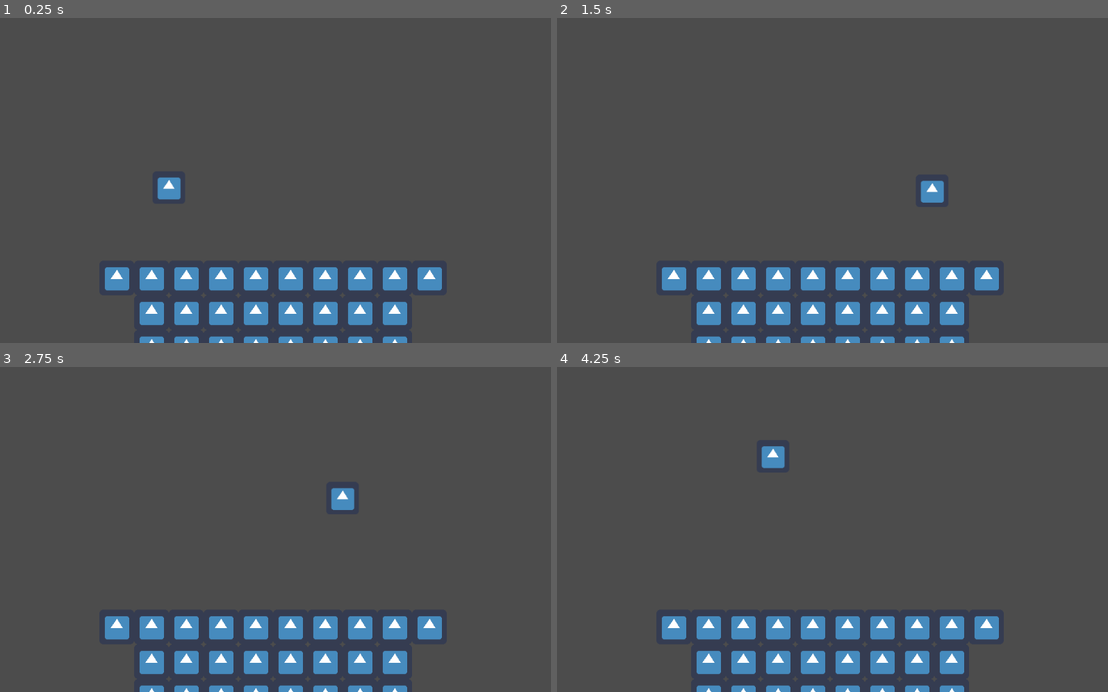
Above: before the commit, frames 1-4 (two rows, left to right).
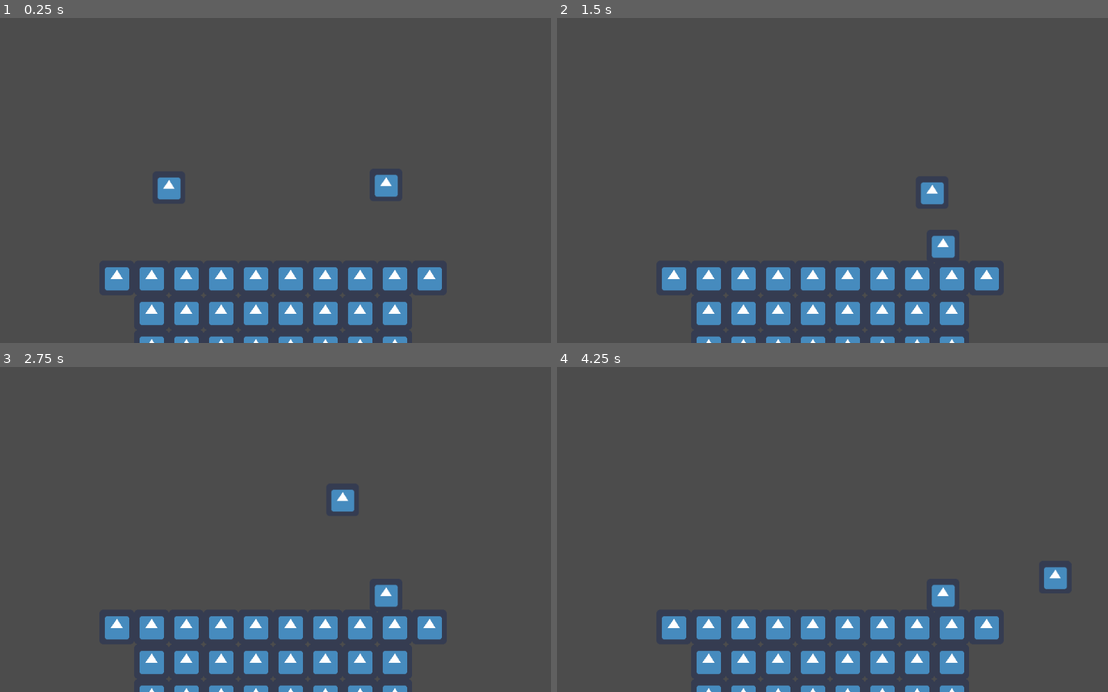
Above: after the commit, the same moments.

Repository: aidan-oien/Dark-Age-Duel
Game: Godot game, scene res://src/Levels/TestLevel.tscn
Same seed, same stepped clock (60 frames per second), same inputs: the game is played once before the commit and once after it. The engine's default icon, where the game draws it, is replaced by a stand-in: a white triangle on a blue panel in a dark square.
Inputs:
- Up to frame 1 (0.25 s): no input
- Up to frame 2 (1.5 s): hold D (p1_right) from 0.53 s (still down); tap W (p1_up) at 0.6, 0.77, 1.07, 1.35 s
- Up to frame 3 (2.75 s): tap W (p1_up) at 1.52, 1.82, 2.1 s; release D (p1_right) at 2.03 s; hold A (p1_left) from 2.03 s (still down)
- Up to frame 4 (4.25 s): release A (p1_left) at 2.78 s; hold D (p1_right) from 2.78 s (still down); tap W (p1_up) at 2.85, 3.02, 3.32, 3.6, 3.77, 4.07 s

The runs differ from the first frame. In frame 1, 0.3% of the frame differs, in the area x 67-73%, y 48-56%; in frame 2, 0.4%; in frame 3, 0.4%; in frame 4, 0.9%, in the area x 37-93%, y 24-74%.

Commit message:
Fixed ledge jank and added local multiplayer

Diff:
--- a/darkAgeDuel/project.godot
+++ b/darkAgeDuel/project.godot
@@ -44,25 +44,72 @@
 p1_left={
 "deadzone": 0.5,
 "events": [ Object(InputEventKey,"resource_local_to_scene":false,"resource_name":"","device":0,"alt":false,"shift":false,"control":false,"meta":false,"command":false,"pressed":false,"scancode":0,"physical_scancode":65,"unicode":0,"echo":false,"script":null)
-, Object(InputEventJoypadMotion,"resource_local_to_scene":false,"resource_name":"","device":0,"axis":0,"axis_value":-1.0,"script":null)
  ]
 }
 p1_right={
 "deadzone": 0.5,
 "events": [ Object(InputEventKey,"resource_local_to_scene":false,"resource_name":"","device":0,"alt":false,"shift":false,"control":false,"meta":false,"command":false,"pressed":false,"scancode":0,"physical_scancode":68,"unicode":0,"echo":false,"script":null)
-, Object(InputEventJoypadMotion,"resource_local_to_scene":false,"resource_name":"","device":0,"axis":0,"axis_value":1.0,"script":null)
  ]
 }
 p1_up={
 "deadzone": 0.5,
 "events": [ Object(InputEventKey,"resource_local_to_scene":false,"resource_name":"","device":0,"alt":false,"shift":false,"control":false,"meta":false,"command":false,"pressed":false,"scancode":0,"physical_scancode":87,"unicode":0,"echo":false,"script":null)
-, Object(InputEventJoypadMotion,"resource_local_to_scene":false,"resource_name":"","device":0,"axis":1,"axis_value":-1.0,"script":null)
  ]
 }
 p1_down={
 "deadzone": 0.5,
 "events": [ Object(InputEventKey,"resource_local_to_scene":false,"resource_name":"","device":0,"alt":false,"shift":false,"control":false,"meta":false,"command":false,"pressed":false,"scancode":0,"physical_scancode":83,"unicode":0,"echo":false,"script":null)
-, Object(InputEventJoypadMotion,"resource_local_to_scene":false,"resource_name":"","device":0,"axis":1,"axis_value":1.0,"script":null)
+ ]
+}
+p1_a={
+"deadzone": 0.5,
+"events": [ Object(InputEventKey,"resource_local_to_scene":false,"resource_name":"","device":0,"alt":false,"shift":false,"control":false,"meta":false,"command":false,"pressed":false,"scancode":0,"physical_scancode":72,"unicode":0,"echo":false,"script":null)
+ ]
+}
+p1_b={
+"deadzone": 0.5,
+"events": [ Object(InputEventKey,"resource_local_to_scene":false,"resource_name":"","device":0,"alt":false,"shift":false,"control":false,"meta":false,"command":false,"pressed":false,"scancode":0,"physical_scancode":74,"unicode":0,"echo":false,"script":null)
+ ]
+}
+p1_dodge={
+"deadzone": 0.5,
+"events": [ Object(InputEventKey,"resource_local_to_scene":false,"resource_name":"","device":0,"alt":false,"shift":false,"control":false,"meta":false,"command":false,"pressed":false,"scancode":0,"physical_scancode":67,"unicode":0,"echo":false,"script":null)
+ ]
+}
+p2_left={
+"deadzone": 0.5,
+"events": [ Object(InputEventJoypadMotion,"resource_local_to_scene":false,"resource_name":"","device":0,"axis":0,"axis_value":-1.0,"script":null)
+ ]
+}
+p2_right={
+"deadzone": 0.5,
+"events": [ Object(InputEventJoypadMotion,"resource_local_to_scene":false,"resource_name":"","device":0,"axis":0,"axis_value":1.0,"script":null)
+ ]
+}
+p2_up={
+"deadzone": 0.5,
+"events": [ Object(InputEventJoypadMotion,"resource_local_to_scene":false,"resource_name":"","device":0,"axis":1,"axis_value":-1.0,"script":null)
+ ]
+}
+p2_down={
+"deadzone": 0.5,
+"events": [ Object(InputEventJoypadMotion,"resource_local_to_scene":false,"resource_name":"","device":0,"axis":1,"axis_value":1.0,"script":null)
+ ]
+}
+p2_a={
+"deadzone": 0.5,
+"events": [ Object(InputEventJoypadButton,"resource_local_to_scene":false,"resource_name":"","device":0,"button_index":0,"pressure":0.0,"pressed":false,"script":null)
+ ]
+}
+p2_b={
+"deadzone": 0.5,
+"events": [ Object(InputEventJoypadButton,"resource_local_to_scene":false,"resource_name":"","device":0,"button_index":1,"pressure":0.0,"pressed":false,"script":null)
+ ]
+}
+p2_dodge={
+"deadzone": 0.5,
+"events": [ Object(InputEventJoypadButton,"resource_local_to_scene":false,"resource_name":"","device":0,"button_index":4,"pressure":0.0,"pressed":false,"script":null)
+, Object(InputEventJoypadButton,"resource_local_to_scene":false,"resource_name":"","device":0,"button_index":5,"pressure":0.0,"pressed":false,"script":null)
  ]
 }
 
@@ -73,6 +120,7 @@
 2d_physics/layer_3="World"
 2d_physics/layer_4="Hitbox"
 2d_physics/layer_5="Blastzone"
+2d_physics/layer_6="Ledge"
 
 [physics]
 
--- a/darkAgeDuel/src/Actors/KinematicBody2D.gd
+++ b/darkAgeDuel/src/Actors/KinematicBody2D.gd
@@ -1,14 +1,48 @@
 extends Actor
 
-const jump_num: = 2
+export var player_id: = 1
+export var jump_num: = 2
 export var speed: = Vector2(400,-700)
 var jumps_left: = jump_num
+var can_jump:	= true
+var on_ledge: = false
+var out_of_ledge: = true
+var ledge_timer: = 0.0
+var can_grab_ledge: = true
+var cant_move_timer: = 0.0
+
+func _physics_process(delta: float) -> void:
+
+	if(get_direction().y != 0 and on_ledge == true):
+		on_ledge = false
+
+	# Movement calculations
+	if (!on_ledge and cant_move_timer <= 0):
+		cant_move_timer = 0
+		move()
+
+	if (is_on_floor() or on_ledge):
+		vel.y = 0
+		jumps_left = jump_num
+
+		# Timers
+	if (cant_move_timer > 0):
+		cant_move_timer -= delta
+	if (ledge_timer > 0):
+		ledge_timer -= delta
 
 
-func _physics_process(delta: float) -> void:
-	var can_jump:	= true
 
-	# Movement calculations
+
+func get_direction() -> Vector2:
+	return Vector2(
+	Input.get_action_strength("p%s_right" % [player_id]) - Input.get_action_strength("p%s_left" % [player_id]),
+	-1.0 if Input.is_action_just_pressed("p%s_down" % [player_id]) else Input.is_action_just_pressed("p%s_up" % [player_id])
+	)
+
+
+
+func move() -> void:
 	var direction = get_direction()
 	vel.x = speed.x * direction.x
 	if (direction.y == 1  and jumps_left != 0):
@@ -19,29 +53,35 @@
 
 	total_vel = move_and_slide(total_vel, FLOOR_NORMAL)
 
-	if (is_on_floor()):
-		vel.y = 1
-		jumps_left = jump_num
-	print(is_on_floor())
 
-func get_direction() -> Vector2:
-	return Vector2(
-	Input.get_action_strength("p1_right") - Input.get_action_strength("p1_left"),
-	Input.is_action_just_pressed("p1_up")
-	)
 
 func _on_BlastZoneUnder_body_entered(body):
 	get_tree().change_scene("res://src/Levels/TestLevel.tscn")
 
+#func _on_Area2D_body_entered(body):
+#	if is_on_wall():
+#		vel.y = 0
+#		vel.x = 0
+#		gravity = 0
 
-func _on_Area2D_body_entered(body):
-	if is_on_wall():
-		vel.y = 0
-		vel.x = 0
-		gravity = 0
+#func _on_Area2D_body_exited(body):
+#	gravity = 2000.0
 
+func _on_GrabHitBoxes_area_entered(area: Area2D) -> void:
+	print(area.name, " entered")
+	if (ledge_timer <= 0):
+		on_ledge = true
+		can_grab_ledge = false
+		out_of_ledge = false
+		jumps_left = jump_num
+		if (area.name == "LeftLedge"):
+			position.x = 165
+			position.y = 510
+		else:
+			position.x = 860
+			position.y = 510
+		ledge_timer += 0.7
+		cant_move_timer += 0.1
 
-
-
-func _on_Area2D_body_exited(body):
-	gravity = 2000.0
+func _on_GrabHitBoxes_area_exited(area: Area2D) -> void:
+	out_of_ledge = true
--- a/darkAgeDuel/src/Actors/KinematicBody2D.tscn
+++ b/darkAgeDuel/src/Actors/KinematicBody2D.tscn
@@ -1,10 +1,13 @@
-[gd_scene load_steps=4 format=2]
+[gd_scene load_steps=5 format=2]
 
 [ext_resource path="res://src/Actors/KinematicBody2D.gd" type="Script" id=1]
 [ext_resource path="res://icon.png" type="Texture" id=2]
 
 [sub_resource type="RectangleShape2D" id=1]
 extents = Vector2( 30, 30 )
+
+[sub_resource type="RectangleShape2D" id=2]
+extents = Vector2( 27, 21.5 )
 
 [node name="Player" type="KinematicBody2D"]
 collision_mask = 4
@@ -15,6 +18,22 @@
 scale = Vector2( 0.9375, 0.9375 )
 texture = ExtResource( 2 )
 
-[node name="CollisionShape2D" type="CollisionShape2D" parent="."]
+[node name="CollisionBox" type="CollisionShape2D" parent="."]
 position = Vector2( 0, -30 )
+scale = Vector2( 0.9, 0.9 )
 shape = SubResource( 1 )
+
+[node name="GrabHitBoxes" type="Area2D" parent="."]
+position = Vector2( -65, -85 )
+collision_mask = 32
+
+[node name="RightGrabCollision" type="CollisionShape2D" parent="GrabHitBoxes"]
+position = Vector2( 92, 22 )
+shape = SubResource( 2 )
+
+[node name="LeftGrabCollision" type="CollisionShape2D" parent="GrabHitBoxes"]
+position = Vector2( 38, 22 )
+shape = SubResource( 2 )
+
+[connection signal="area_entered" from="GrabHitBoxes" to="." method="_on_GrabHitBoxes_area_entered"]
+[connection signal="area_exited" from="GrabHitBoxes" to="." method="_on_GrabHitBoxes_area_exited"]
--- a/darkAgeDuel/src/Levels/TestLevel.tscn
+++ b/darkAgeDuel/src/Levels/TestLevel.tscn
@@ -41,11 +41,9 @@
 [sub_resource type="RectangleShape2D" id=6]
 extents = Vector2( 2599.5, 213.25 )
 
-[sub_resource type="RectangleShape2D" id=7]
-extents = Vector2( 44.5, 10 )
+[sub_resource type="CircleShape2D" id=7]
 
-[sub_resource type="RectangleShape2D" id=8]
-extents = Vector2( 43.5, 9 )
+[sub_resource type="CircleShape2D" id=8]
 
 [node name="TestLevel" type="Node2D"]
 
@@ -60,38 +58,41 @@
 [node name="Player" parent="." instance=ExtResource( 2 )]
 position = Vector2( 320, 285 )
 
-collision_mask = 4
+[node name="Player2" parent="." instance=ExtResource( 2 )]
+position = Vector2( 720, 280 )
+player_id = 2
 
-[node name="BlastZoneUnder" type="Area2D" parent="."]
+[node name="BlastZone" type="Area2D" parent="."]
 position = Vector2( -36, 871 )
 
-[node name="BlastZoneUnder" type="CollisionShape2D" parent="BlastZoneUnder"]
+[node name="BlastZoneUnder" type="CollisionShape2D" parent="BlastZone"]
 position = Vector2( 517.5, 542 )
 shape = SubResource( 3 )
 
-[node name="BlastZoneLeft" type="CollisionShape2D" parent="BlastZoneUnder"]
+[node name="BlastZoneLeft" type="CollisionShape2D" parent="BlastZone"]
 position = Vector2( -351, -43 )
 shape = SubResource( 4 )
 
-[node name="BlastZoneRight" type="CollisionShape2D" parent="BlastZoneUnder"]
+[node name="BlastZoneRight" type="CollisionShape2D" parent="BlastZone"]
 position = Vector2( 1393, -24 )
 shape = SubResource( 5 )
 
-[node name="BlastZoneUp" type="CollisionShape2D" parent="BlastZoneUnder"]
+[node name="BlastZoneUp" type="CollisionShape2D" parent="BlastZone"]
 position = Vector2( 475, -1248 )
 shape = SubResource( 6 )
 
-[node name="LedgeGrabZones" type="Area2D" parent="."]
-position = Vector2( 101, 464 )
+[node name="LeftLedge" type="Area2D" parent="."]
+collision_layer = 32
+collision_mask = 0
 
-[node name="LeftLedge" type="CollisionShape2D" parent="LedgeGrabZones"]
-position = Vector2( 46.5, -6 )
+[node name="Left" type="CollisionShape2D" parent="LeftLedge"]
+position = Vector2( 192, 448 )
 shape = SubResource( 7 )
 
-[node name="RightLedge" type="CollisionShape2D" parent="LedgeGrabZones"]
-position = Vector2( 774.5, -7 )
+[node name="RightLedge" type="Area2D" parent="."]
+
+[node name="Right" type="CollisionShape2D" parent="RightLedge"]
+position = Vector2( 832, 448 )
 shape = SubResource( 8 )
 
-[connection signal="body_entered" from="BlastZoneUnder" to="Player" method="_on_BlastZoneUnder_body_entered"]
-[connection signal="body_entered" from="LedgeGrabZones" to="Player" method="_on_Area2D_body_entered"]
-[connection signal="body_exited" from="LedgeGrabZones" to="Player" method="_on_Area2D_body_exited"]
+[connection signal="body_entered" from="BlastZone" to="Player" method="_on_BlastZoneUnder_body_entered"]
